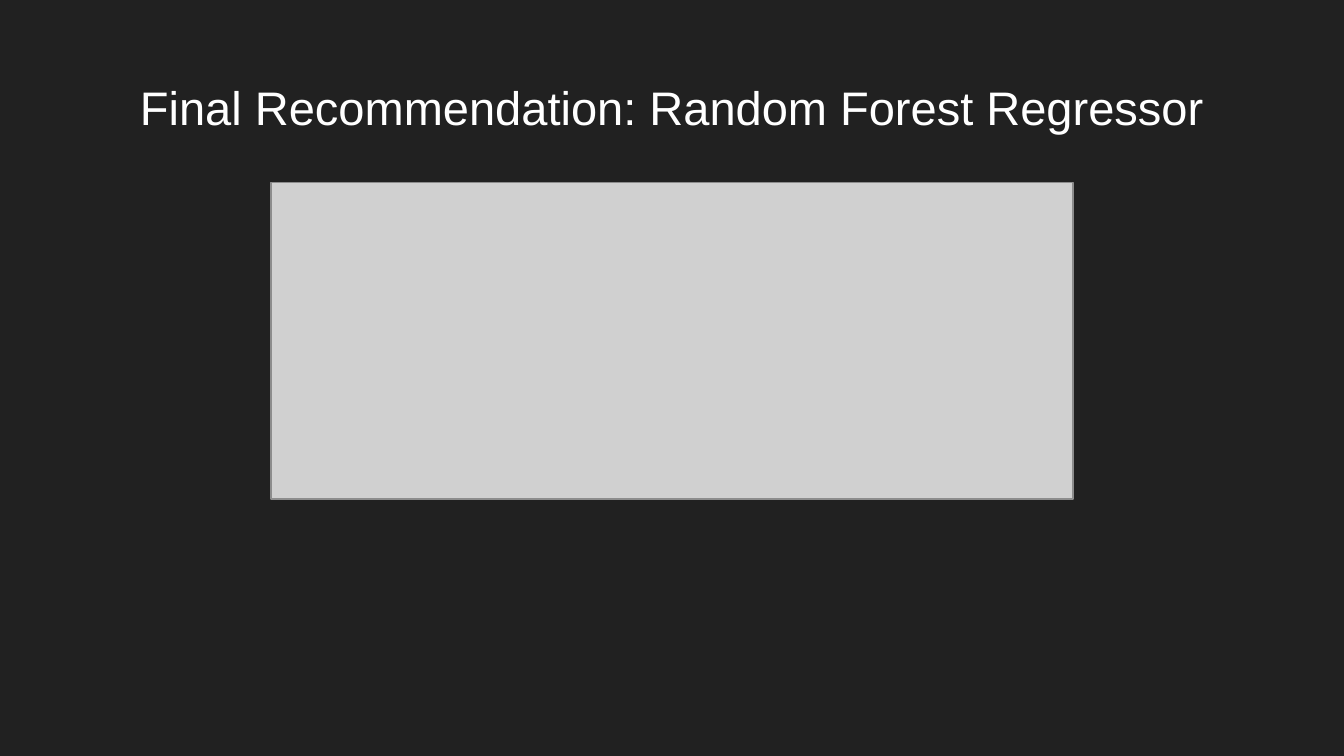
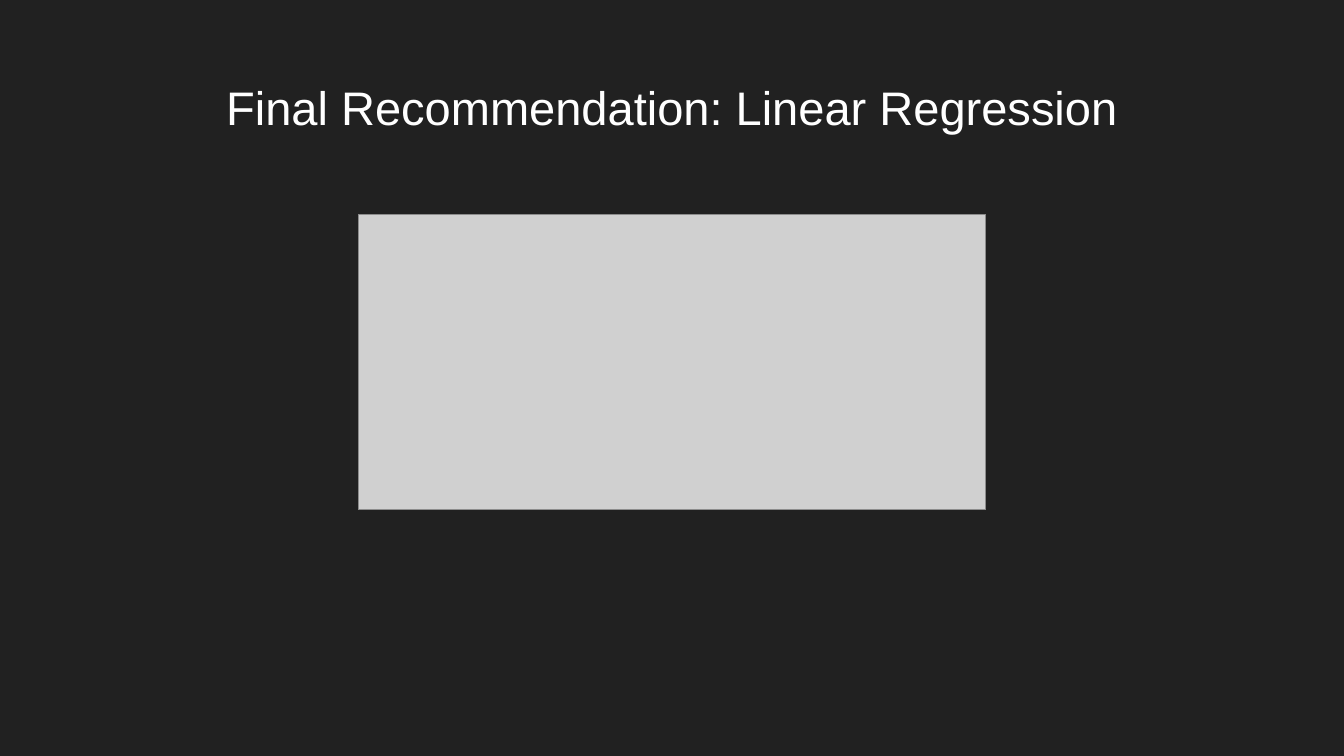
Before and after one commit to Caveexplorer/Home-Temperature-Time-Series-Forecasting, a slide deck: slide 11 of Presentation.pptx. Drawn at 1344x756 pixels with LibreOffice and Linux fonts; fonts in the diff are those of the drawing; grey boxes stand for pictures. Boxes give left, top, right and bottom in pixels: in the first picture for what was removed or moved away, otherwise in the second. Text is boxed around its words. In the diff, an @@ line names an element or a change of style, - is before the commit and + after.

Commit message:
Updated presentation to include linear regression model.

```diff
--- a/Presentation.pptx
+++ b/Presentation.pptx
@@ title at [226,91,1117,134]: text changed @@
-Final Recommendation: Random Forest Regressor
+Final Recommendation: Linear Regression
@@ picture: place and size @@
-picture at [271,183,1074,499]
+picture at [359,215,986,511]
```
Also in this commit, not shown: 1 other slide changed, 1 slide added, 1 slide removed.
